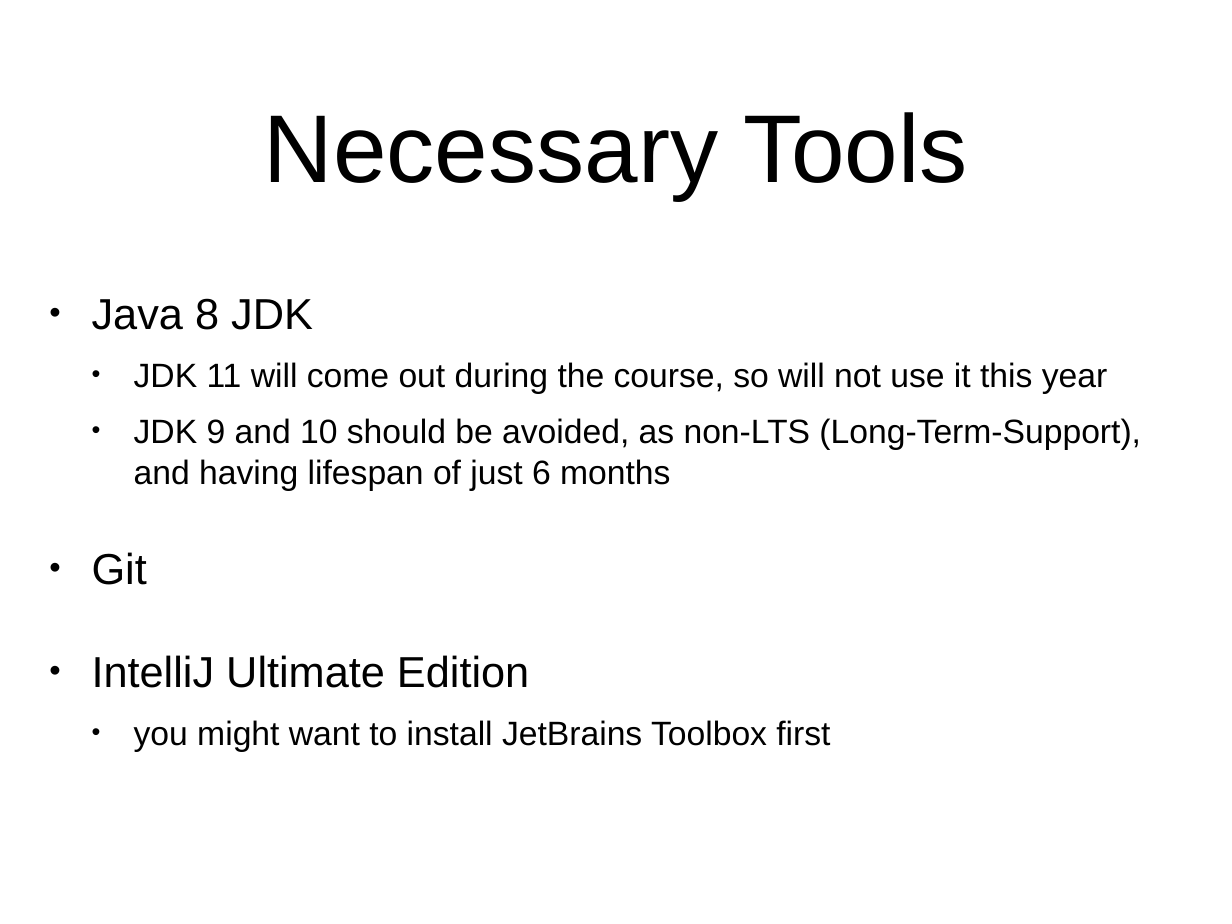
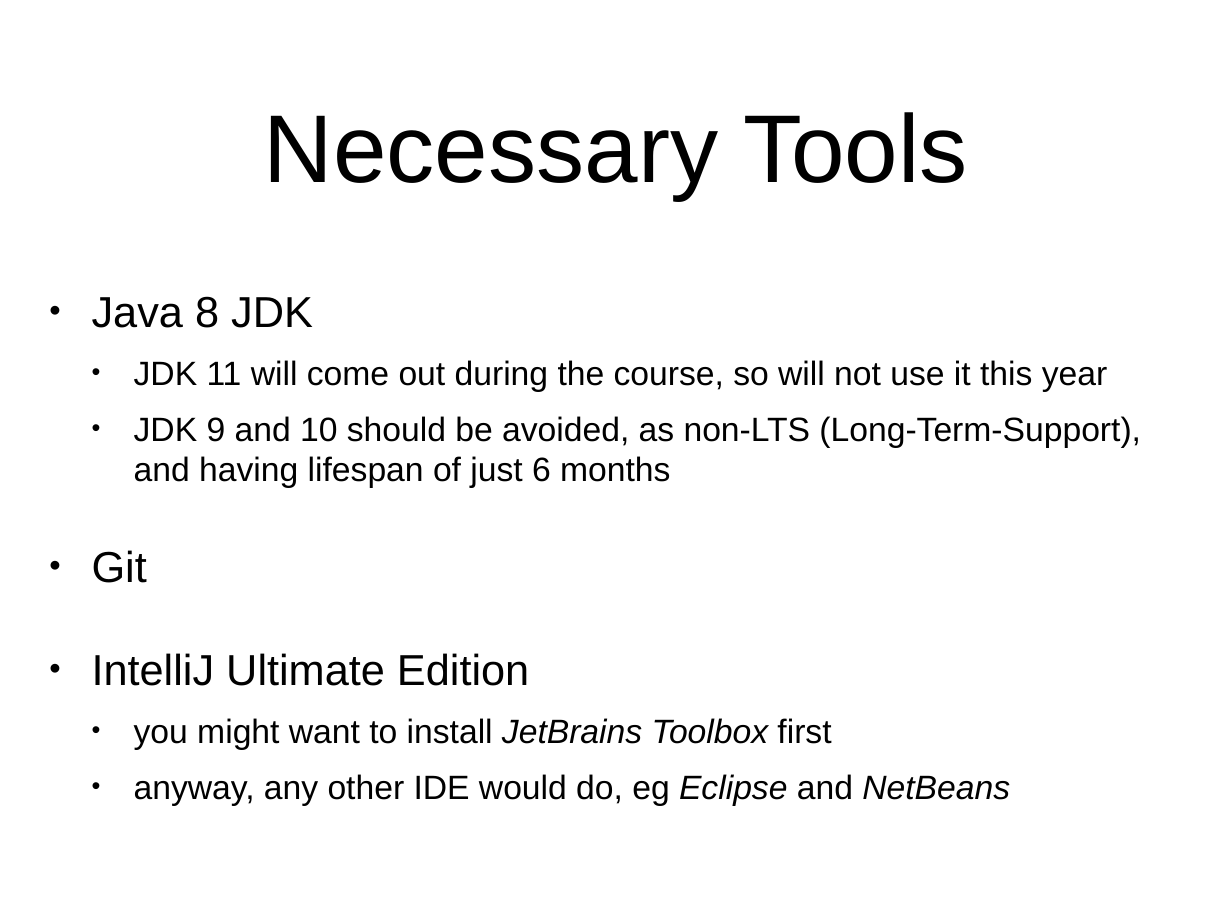
Before and after one commit to arcuri82/algorithms, a slide deck: slide 18 of docs/slides/01/01_intro.pptx (slide 13 before the commit). Drawn at 1232x924 pixels with LibreOffice and Linux fonts; fonts in the diff are those of the drawing. Boxes give left, top, right and bottom in pixels: in the first picture for what was removed or moved away, otherwise in the second. Text is boxed around its words. In the diff, an @@ line names an element or a change of style, - is before the commit and + after.

```diff
--- a/docs/slides/01/01_intro.pptx
+++ b/docs/slides/01/01_intro.pptx
@@ text at bbox=[134, 718, 831, 750]: italic on in "JetBrains Toolbox" @@
@@ text at bbox=[134, 774, 1010, 806]: paragraph added @@
+  • anyway, any other IDE would do, eg Eclipse and NetBeans
```
Also in this commit, not shown: 6 other slides changed, 9 slides added, 2 other files.
